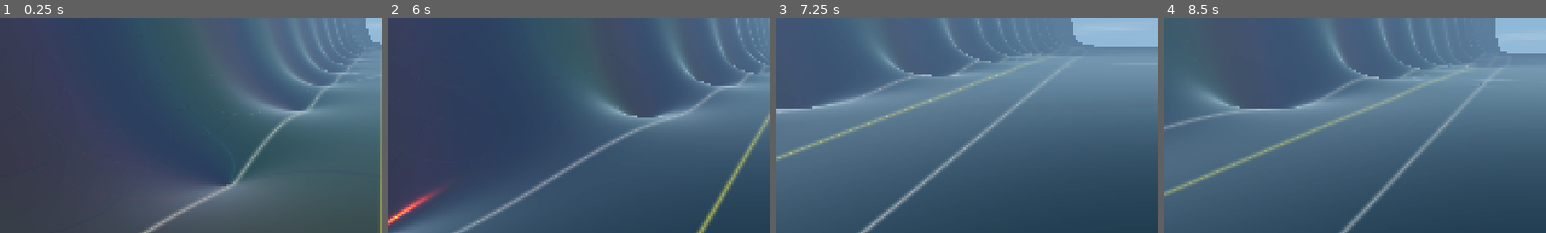
Above: before the commit, frames 1-4 (left to right).
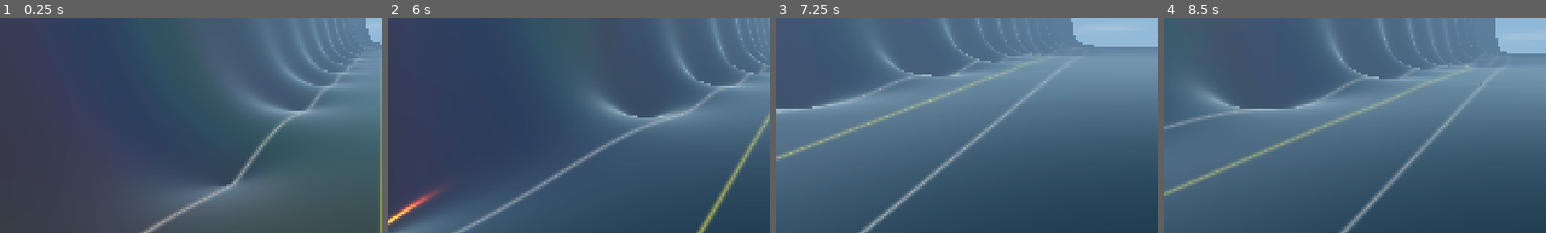
Above: after the commit, the same moments.

Repository: allanino/complex-functions-explorer
Game: Godot game, scene res://core/main.tscn
Same seed, same stepped clock (60 frames per second), same inputs: the game is played once before the commit and once after it.
Inputs (mouse positions are % of the whole screen's width and height, from its top left):
- Up to frame 1 (0.25 s): no input
- Up to frame 2 (6 s): tap Enter at 0.5 s; move the mouse to (55, 50) at 0.52 s; hold W (move_forward) 0.53-5.78 s; tap G at 0.6, 5.85 s; click (55, 50) at 0.67 s; tap Space at 0.77, 1.52, 3.02, 3.77, 4.52 s; move the mouse to (45, 50) at 1.27 s; tap N at 1.35 s; move the mouse to (52, 48) at 2.02 s; tap C at 2.1 s; move the mouse to (49, 52) at 2.77 s; tap Z at 2.85 s; click (49, 52) at 2.92 s; move the mouse to (57, 51) at 3.52 s; tap R at 3.6 s; move the mouse to (42, 49) at 4.27 s; tap Shift at 4.35 s; move the mouse to (51, 50) at 5.02 s; hold Ctrl 5.03-5.78 s; click (51, 50) at 5.17 s; move the mouse to (46, 48) at 5.77 s; hold D (move_right) from 5.78 s (still down)
- Up to frame 3 (7.25 s): tap Space at 6.02, 6.77 s; move the mouse to (55, 50) at 6.52 s; release D (move_right) at 6.53 s; hold W (move_forward) from 6.53 s (still down); tap N at 6.6 s
- Up to frame 4 (8.5 s): keep holding W (move_forward); move the mouse to (45, 50) at 7.27 s; tap C at 7.35 s; click (45, 50) at 7.42 s; tap Space at 7.52 s; move the mouse to (52, 48) at 8.02 s; tap Z at 8.1 s
The pictures show only the part of the screen within x 0-50%, y 45-95%; the shares and areas given below are measured in that part.

The runs differ from the first frame. In frame 2, 0.1% of the frame differs, in the area x 0-8%, y 85-97%; in frame 3, less than 0.1%; in frame 4, less than 0.1%.

Commit message:
Fix horizontal screen tearing artifacts on complex terrain using analytical spatial derivatives
Replaced raw fragment `fwidth(field_val)` calculations with analytical derivatives `v_df_dx` and `v_df_dz` passed from the vertex shader. This eliminates extreme sub-pixel aliasing where high terrain density caused `fwidth` 2x2 quads to evaluate across piecewise linear triangle boundaries incorrectly, resulting in "dancing" horizontal bands during camera motion. Applying the chain rule with the smooth `fwidth(world_pos)` linear derivatives now produces perfectly stable anti-aliased grid lines regardless of LOD subdivision levels.

Co-authored-by: allanino <5325241+allanino@users.noreply.github.com>

Diff:
--- a/terrain/terrain.gdshader
+++ b/terrain/terrain.gdshader
@@ -6,6 +6,8 @@
 varying vec3 v_normal;
 varying vec2 field_val;
 varying float v_nan;
+varying vec2 v_df_dx;
+varying vec2 v_df_dz;
 
 instance uniform int lod_level = 0;
 instance uniform int neighbor_lod_left = -1;
@@ -632,6 +634,8 @@
         NORMAL = (MODEL_NORMAL_MATRIX * v_normal);
         v_nan = 0.0;
         field_val = vec2(0.0);
+        v_df_dx = vec2(0.0);
+        v_df_dz = vec2(0.0);
     } else {
         float half_size = chunk_size * 0.5;
         vec3 snap_v = apply_lod_snapping(VERTEX, half_size);
@@ -654,10 +658,14 @@
         if (is_invalid) {
             v_nan = 1.0;
             field_val = vec2(0.0);
+            v_df_dx = vec2(0.0);
+            v_df_dz = vec2(0.0);
             v_normal = vec3(0.0, 1.0, 0.0);
             local_pos = vec3(snap_v.x, 0.0, snap_v.z);
         } else {
             v_nan = 0.0;
+            v_df_dx = final_fd.dx;
+            v_df_dz = final_fd.dy;
 
             // Blend parameter in [0, 1]
             float blend = 0.5 - 0.5 * cos(PI * morph);
@@ -701,9 +709,14 @@
 
 
 void fragment() {
-    // Get raw pixel derivatives unconditionally before any divergent branches
-    float raw_w_re = fwidth(field_val.x);
-    float raw_w_im = fwidth(field_val.y);
+    // Compute analytical screen-space derivatives to avoid LOD sub-pixel instability
+    float dw_x = fwidth(world_pos.x);
+    float dw_z = fwidth(world_pos.z);
+
+    // final_fd.dx is df/dx_world, final_fd.dy is df/dz_world
+    // Applying chain rule with absolute values for conservative thickness bounding
+    float raw_w_re = abs(v_df_dx.x * dw_x) + abs(v_df_dz.x * dw_z);
+    float raw_w_im = abs(v_df_dx.y * dw_x) + abs(v_df_dz.y * dw_z);
 
     if (performance_protection_active) {
         ALBEDO = vec3(0.01, 0.02, 0.03);
